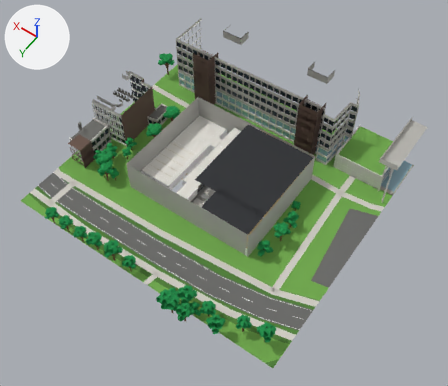
Renders of the FBX model unity/KatsushikaCampusDays/Assets/Models/Interiors/gym.fbx from each side of a commit.
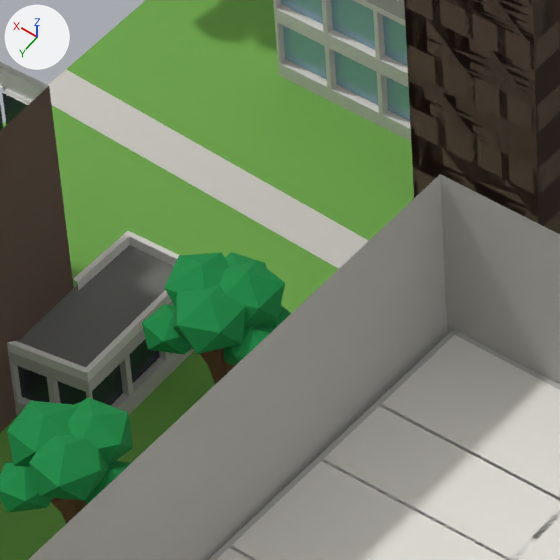
Old and new are each drawn whole from a 50 mm lens placed at (-90.5, 150.8, 190.7), pointed at (-7.2, 34.2, 7.5) and again close up on the part from 33% to 47% of the width and 20% to 37% of the height. Every picture has the same lights, and +X, +Y and +Z are marked at upper left. The first two pictures are the older version. Where no turn or scale is listed for an object, it has been applied to the vertices.

In view in the first close-up: 'ext_gym', 'ext_gym_trees', 'wall_gym'.
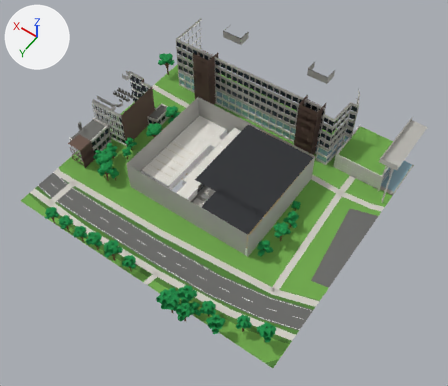
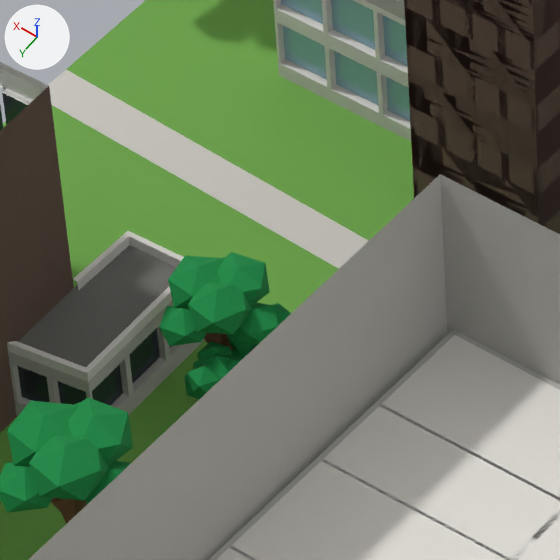
Changed parts and their boxes (x1, y1, x2, y2) in the close-ups (560 x 560 px):
part 1 of me_ext_gym_trees, deleted
    before: (142, 252, 285, 366)
part 2 of me_ext_gym_trees, reshaped
    before: (199, 349, 235, 384)
    after: (184, 341, 243, 399)

Patch to the scene script:
```diff
--- a/unity/KatsushikaCampusDays/Assets/Models/Interiors/gym.fbx.py
+++ b/unity/KatsushikaCampusDays/Assets/Models/Interiors/gym.fbx.py
@@ me_ext_gym_trees @@
 # used by ob_ext_gym_trees; location = (0.0, 0.0, 0.0)
-me_ext_gym_trees.from_pydata(...)  # 5377 vertices, 4646 faces; spans x -53.8..60.6, y -15.1..84.9, z 0.0..11.3
+me_ext_gym_trees.from_pydata(...)  # 5335 vertices, 4615 faces; spans x -53.8..60.6, y -15.1..84.9, z 0.0..11.3
+# me_ext_gym_trees part 1: 12 loose pieces with 102 vertices, spanning x 30.4..37.2, y 9.3..16.2, z 5.8..10.7, are deleted
+# me_ext_gym_trees part 2
+# 57 vertices are removed from x 32.9..35.0, y 12.0..14.2, z 0.0..6.1
+# 43 faces are deleted
+# 110 vertices are added at x 32.6..36.1, y 11.4..15.0, z 0.0..5.4
+# 7 new vertices lie (0.0, 0.0, 1.7) away from vertices in x 34.0..34.3, y 13.2..13.5, z 0.0
+# 23 new faces join them, mat_trunk (brown #6b4a2f)
+# 95 new faces join them, mat_leaf (green #0d8c45)
 me_ext_gym_trees.materials.append(mat_trunk)
```
